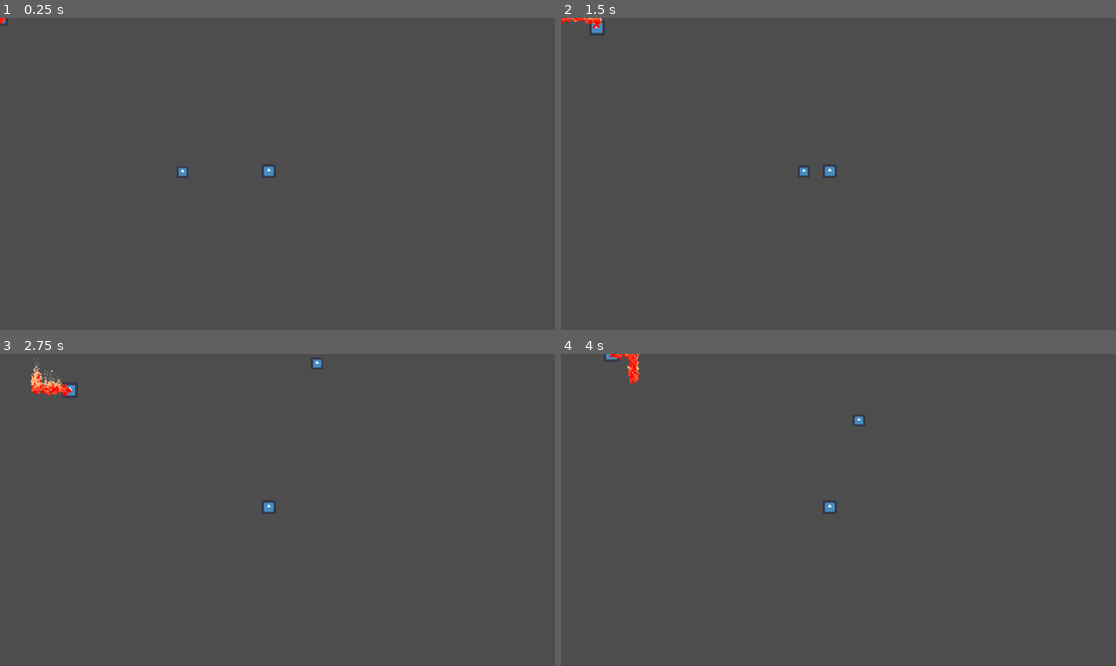
Above: before the commit, frames 1-4 (two rows, left to right).
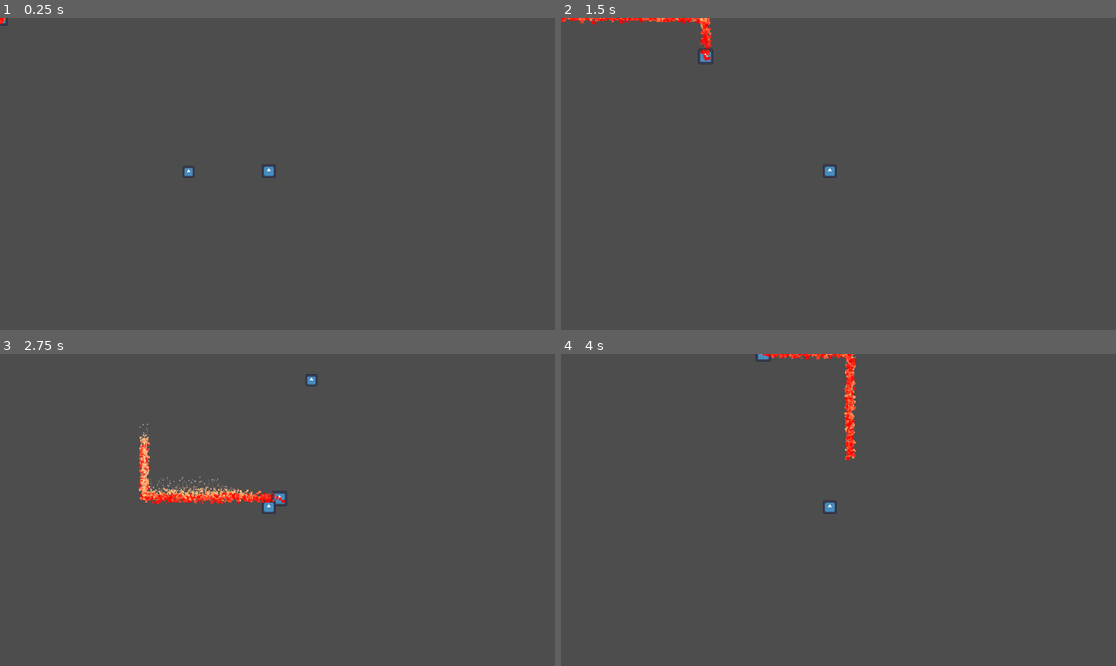
Above: after the commit, the same moments.

Repository: HuyLe4444/FireSoft
Game: Godot game, scene res://Scenes/world.tscn
The game is run twice, just before and just after one commit, with the same random seed, the same clock (stepped at 60 frames per second) and the same inputs. The project has no main scene, so this scene is started directly. The engine's default icon, where the game draws it, is replaced by a stand-in: a white triangle on a blue panel in a dark square.
Inputs:
- Up to frame 1 (0.25 s): no input
- Up to frame 2 (1.5 s): hold D (right) 0.53-1.28 s; hold S (down) from 1.28 s (still down)
- Up to frame 3 (2.75 s): release S (down) at 2.03 s; hold D (right) from 2.03 s (still down)
- Up to frame 4 (4 s): release D (right) at 2.78 s; hold W (up) 2.78-3.53 s; hold A (left) from 3.53 s (still down)

The runs differ from the first frame. In frame 1, less than 0.1% of the frame differs, in the area x 0-36%, y 0-52%; in frame 2, 0.7%; in frame 3, 1.8%, in the area x 5-59%, y 1-49%; in frame 4, 1.0%.

Commit message:
slow virus done

Diff:
--- a/Scenes/core.tscn
+++ b/Scenes/core.tscn
@@ -4,9 +4,11 @@
 [ext_resource type="Script" path="res://Scripts/core.gd" id="1_up57m"]
 
 [sub_resource type="CircleShape2D" id="CircleShape2D_kfvli"]
-radius = 18.0278
+radius = 11.0454
 
-[node name="core" type="Node2D"]
+[node name="core" type="StaticBody2D"]
+collision_layer = 8
+collision_mask = 0
 script = ExtResource("1_up57m")
 
 [node name="Sprite2D" type="Sprite2D" parent="."]
@@ -14,7 +16,5 @@
 scale = Vector2(0.220703, 0.220703)
 texture = ExtResource("1_1vbdx")
 
-[node name="Area2D" type="Area2D" parent="."]
-
-[node name="CollisionShape2D" type="CollisionShape2D" parent="Area2D"]
+[node name="CollisionShape2D" type="CollisionShape2D" parent="."]
 shape = SubResource("CircleShape2D_kfvli")
--- /dev/null
+++ b/Scenes/slow_virus.tscn
@@ -0,0 +1,26 @@
+[gd_scene load_steps=4 format=3 uid="uid://c7o2g2e4cgq08"]
+
+[ext_resource type="Script" path="res://Scripts/slow_virus.gd" id="1_qwl01"]
+[ext_resource type="Texture2D" uid="uid://ci2cp0lllqpad" path="res://icon.svg" id="1_x5mtb"]
+
+[sub_resource type="CircleShape2D" id="CircleShape2D_03ikp"]
+radius = 25.0
+
+[node name="slow_virus" type="CharacterBody2D"]
+collision_layer = 2
+collision_mask = 0
+script = ExtResource("1_qwl01")
+
+[node name="Sprite2D" type="Sprite2D" parent="."]
+position = Vector2(-3.8147e-06, -3.8147e-06)
+scale = Vector2(0.398438, 0.398438)
+texture = ExtResource("1_x5mtb")
+
+[node name="CollisionShape2D" type="CollisionShape2D" parent="."]
+shape = SubResource("CircleShape2D_03ikp")
+
+[node name="CastTime" type="Timer" parent="."]
+wait_time = 2.0
+one_shot = true
+
+[connection signal="timeout" from="CastTime" to="." method="_on_cast_time_timeout"]
--- a/Scenes/virus.tscn
+++ b/Scenes/virus.tscn
@@ -23,6 +23,8 @@
 texture = ExtResource("1_ubtea")
 
 [node name="Area2D" type="Area2D" parent="."]
+collision_layer = 0
+collision_mask = 8
 
 [node name="CollisionShape2D" type="CollisionShape2D" parent="Area2D"]
 shape = SubResource("CircleShape2D_8ut0k")
--- a/Scenes/world.tscn
+++ b/Scenes/world.tscn
@@ -8,7 +8,7 @@
 [node name="World" type="Node2D"]
 script = ExtResource("1_p74ju")
 
-[node name="Player" parent="." instance=ExtResource("1_m1qex")]
+[node name="Player" parent="." groups=["player"] instance=ExtResource("1_m1qex")]
 
 [node name="virus" parent="." instance=ExtResource("3_a3bbp")]
 position = Vector2(354, 320)
@@ -17,7 +17,7 @@
 position = Vector2(558, 318)
 
 [node name="Timer" type="Timer" parent="."]
-wait_time = 0.05
+wait_time = 0.01
 
 [node name="SpawnTime" type="Timer" parent="."]
 wait_time = 2.0
--- a/Scripts/core.gd
+++ b/Scripts/core.gd
@@ -1,8 +1,8 @@
-extends Node2D
+extends StaticBody2D
 
 var health = 100
 
-func take_damage(amount = 10):
+func take_damage():
 	health -= 10
 	print("Core Health ", health)
 	if health <= 10:
--- a/Scripts/player.gd
+++ b/Scripts/player.gd
@@ -1,12 +1,33 @@
 extends CharacterBody2D
 
-@export var speed = 100
+@export var speed = 400
+var base_speed = 400
+var slow_sources = []
+
+func _ready():
+	#add_to_group("player")
+	pass
 
 func get_input():
 	var input_direction = Input.get_vector("left", "right", "up", "down")
 	velocity = input_direction * speed
 
 func _physics_process(delta):
-
 	get_input()
 	move_and_slide()
+
+func add_slow(source):
+	if source not in slow_sources:
+		slow_sources.append(source)
+		update_speed()
+
+func remove_slow(source):
+	if source in slow_sources:
+		slow_sources.erase(source)
+		update_speed()
+
+func update_speed():
+	if slow_sources.size() > 0:
+		speed = base_speed * pow(0.7, slow_sources.size())
+	else:
+		speed = base_speed
--- /dev/null
+++ b/Scripts/slow_virus.gd
@@ -0,0 +1,42 @@
+extends CharacterBody2D
+
+var health = 2
+var speed = 100
+var target = null
+var is_casting = false
+var has_cast = false
+
+func _ready():
+	target = get_tree().get_first_node_in_group("player")
+
+func _physics_process(delta):
+	if target and not is_casting and not has_cast:
+		var distance = global_position.distance_to(target.global_position)
+
+		if distance <= 200:
+			start_casting()
+		else:
+			var direction = (target.global_position - global_position).normalized()
+			velocity = direction * speed
+			move_and_slide()
+
+func start_casting():
+	is_casting = true
+	velocity = Vector2.ZERO
+	$CastTime.start()
+
+func take_damage():
+	health -= 1
+	if health == 0:
+		if target and target.has_method("remove_slow"):
+			target.remove_slow(self)
+		queue_free()
+
+func _on_cast_time_timeout():
+	is_casting = false
+	has_cast = true
+	apply_slow()
+
+func apply_slow():
+	if target and target.has_method("add_slow"):
+		target.add_slow(self)
--- a/Scripts/virus.gd
+++ b/Scripts/virus.gd
@@ -1,7 +1,7 @@
 extends CharacterBody2D
 
 var health = 4
-var speed = 100
+var speed = 150
 var target = null
 
 func _ready():
@@ -14,7 +14,7 @@
 		move_and_slide()
 
 func take_damage():
-	print("burn")
+	#print("burn")
 	health -= 1
 	if health == 0:
 		queue_free()
--- a/Scripts/world.gd
+++ b/Scripts/world.gd
@@ -2,6 +2,7 @@
 
 @export var fire = preload("res://Scenes/fire.tscn")
 @export var virus = preload("res://Scenes/virus.tscn")
+@export var slow_virus = preload("res://Scenes/slow_virus.tscn")
 
 var screen_size = Vector2(1152, 648)
 
@@ -16,7 +17,14 @@
 	add_child(obj)
 
 func virus_spawn():
-	var enemy = virus.instantiate()
+	var rand_enemy = 0 if randf() < 0.8 else 1
+	var enemy
+
+	match rand_enemy:
+		0:
+			enemy = virus.instantiate()
+		1:
+			enemy = slow_virus.instantiate()
 	enemy.global_position = get_random_edge_position()
 	add_child(enemy)
 
--- a/project.godot
+++ b/project.godot
@@ -46,6 +46,7 @@
 2d_physics/layer_1="Player"
 2d_physics/layer_2="Virus"
 2d_physics/layer_3="Fire"
+2d_physics/layer_4="Core"
 
 [rendering]
 
